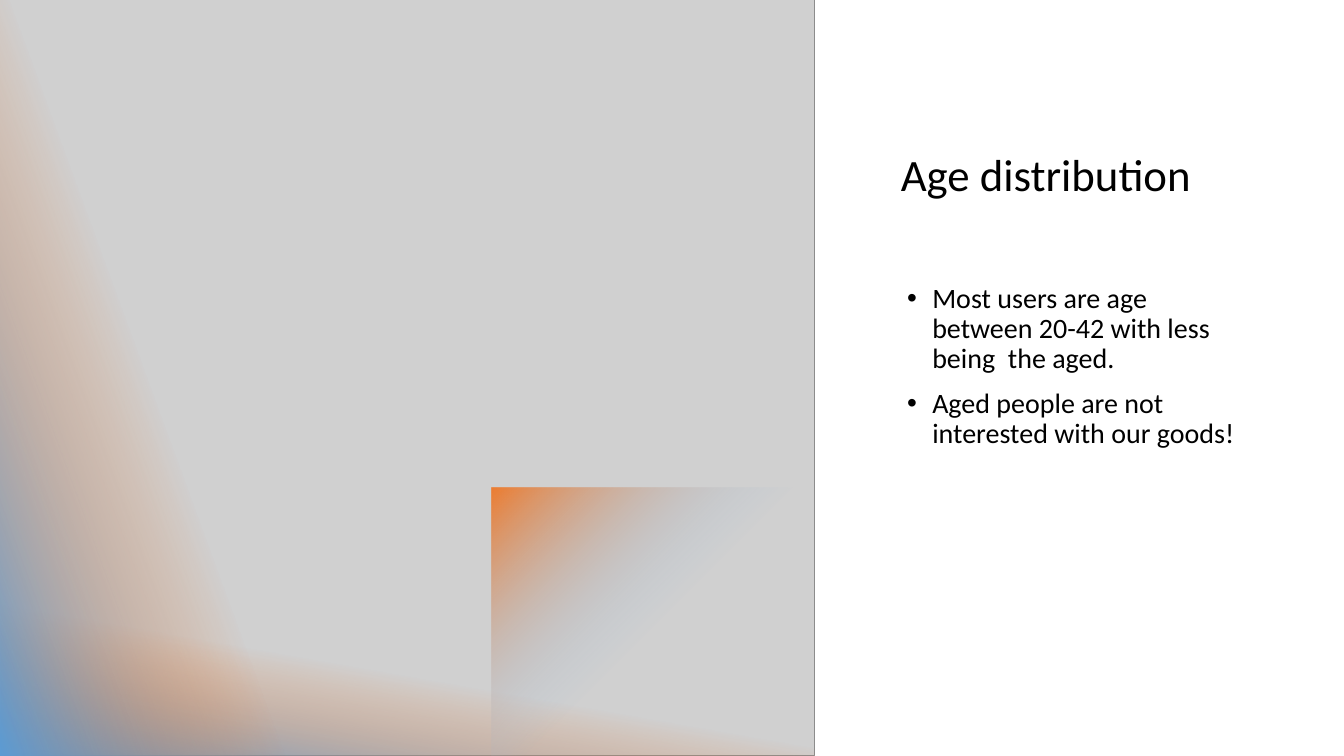
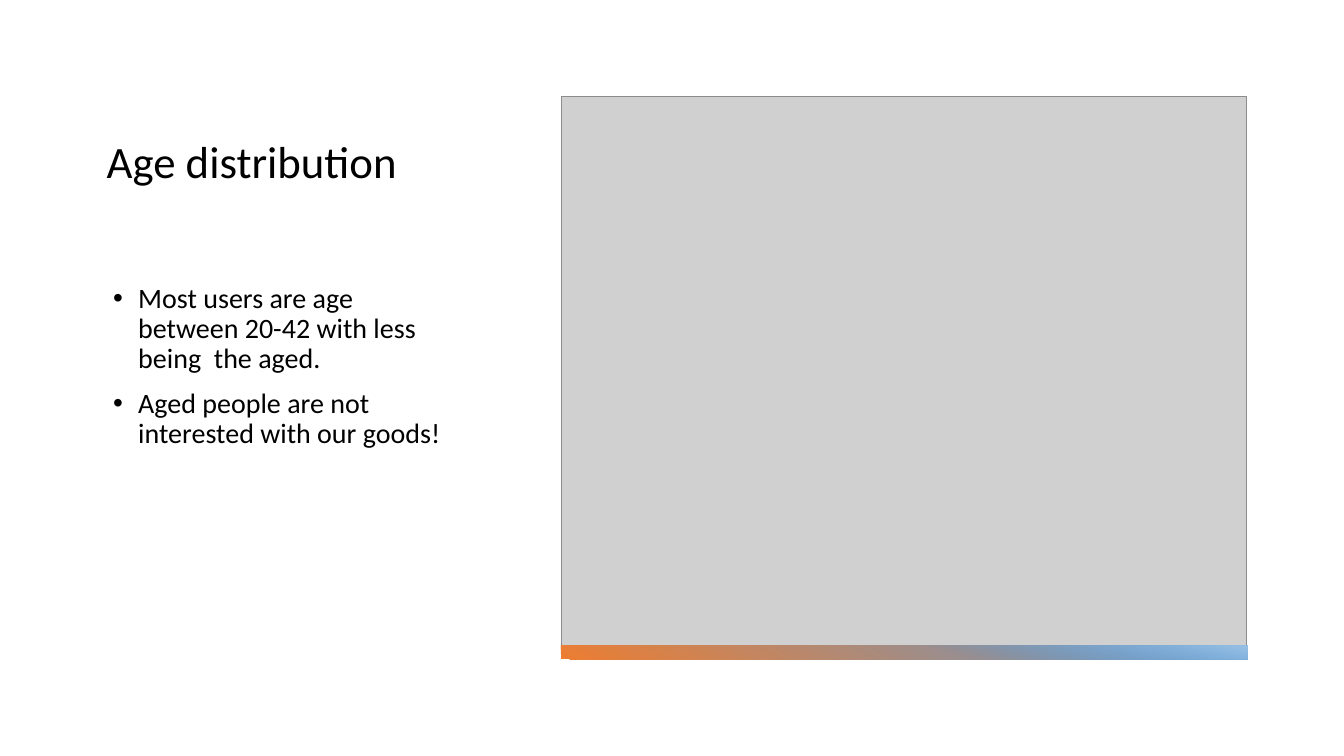
Before and after one commit to D-Kalen/Week-2, a slide deck: slide 7 of G2M insight for Cab Investment firm.pptx. Drawn at 1344x756 pixels with LibreOffice and Linux fonts; fonts in the diff are those of the drawing; grey boxes stand for pictures. Boxes give left, top, right and bottom in pixels: in the first picture for what was removed or moved away, otherwise in the second. Text is boxed around its words. In the diff, an @@ line names an element or a change of style, - is before the commit and + after.

```diff
--- a/G2M insight for Cab Investment firm.pptx
+++ b/G2M insight for Cab Investment firm.pptx
@@ rectangle removed at (0,0,333,756) @@
@@ title "Age distribution": place and size @@
-title "Age distribution" at (901,160,1191,199)
+title "Age distribution" at (107,147,397,186)
@@ picture: place and size @@
-picture at (0,0,815,756)
+picture at (562,97,1248,653)
@@ text "Most users are age between ...": place and size @@
-text "Most users are age between ..." at (932,290,1234,448)
+text "Most users are age between ..." at (138,290,440,448)
@@ rectangle removed at (492,488,815,756) @@
@@ rectangle removed at (0,577,815,756) @@
@@ rectangle added at (561,646,1247,659), fill gradient #ED7D31 to #5B9BD5 @@
@@ rectangle added at (913,646,1247,659), fill gradient #5B9BD5 to #9DC3E6 @@
```
Also in this commit, not shown: 2 other slides changed.
